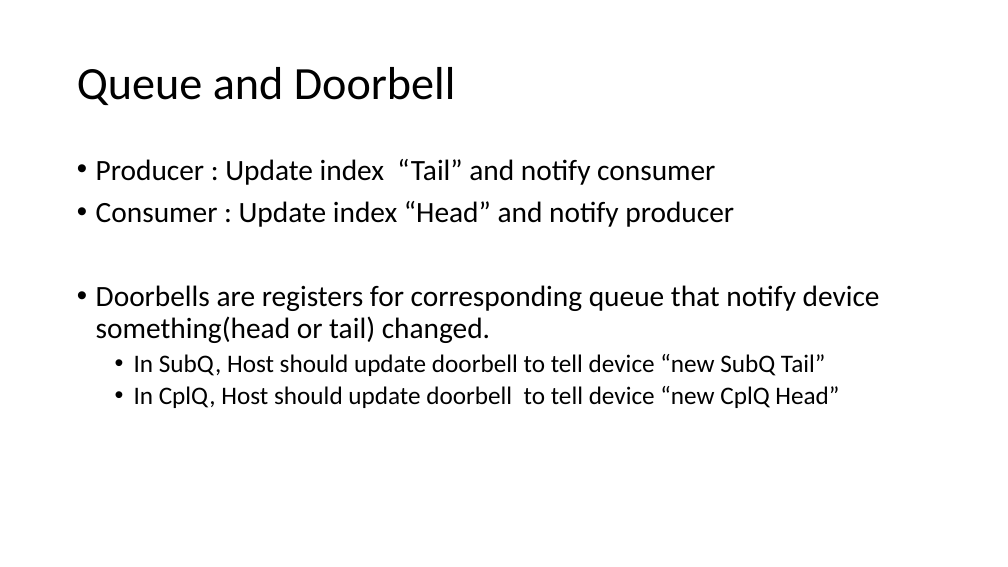
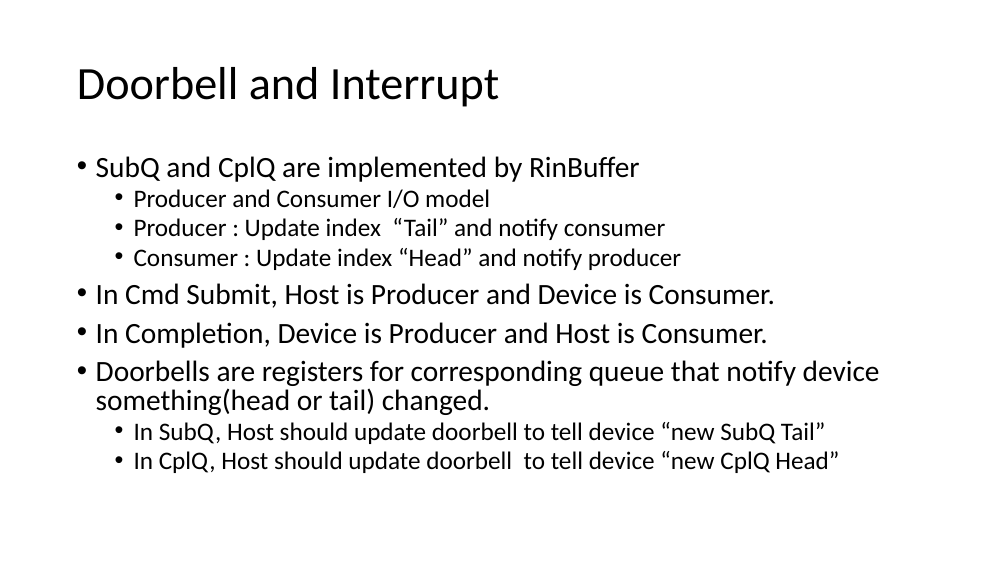
Before and after one commit to smokingpc/glendronach, a slide deck: slide 17 of doc/SPCNVMe_Introduction_and_Design.pptx (slide 13 before the commit). Drawn at 1008x567 pixels with LibreOffice and Linux fonts; fonts in the diff are those of the drawing. Boxes give left, top, right and bottom in pixels: in the first picture for what was removed or moved away, otherwise in the second. Text is boxed around its words. In the diff, an @@ line names an element or a change of style, - is before the commit and + after.

```diff
--- a/doc/SPCNVMe_Introduction_and_Design.pptx
+++ b/doc/SPCNVMe_Introduction_and_Design.pptx
@@ title at (77,67,499,107): text changed @@
-Queue and Doorbell
+Doorbell and Interrupt
@@ text at (96,156,640,208): paragraphs added @@
+• SubQ and CplQ are implemented by RinBuffer
+  • Producer and Consumer I/O model
@@ text at (96,218,880,473): size 28 to 24 pt in "Producer : Update index “Tail” and notify ...", "Consumer : Update index “Head” and notify ..."; list level 1 to 2 in "Producer : Update index “Tail” ..."; line spacing 0.9 to 0.8; list level 1 to 2 in "Consumer : Update index “Head” ..." @@
@@ text at (96,283,775,348): paragraphs added @@
+• In Cmd Submit, Host is Producer and Device is Consumer.
+• In Completion, Device is Producer and Host is Consumer.
```
Also in this commit, not shown: 15 other slides changed, 15 slides added, 8 slides removed.
